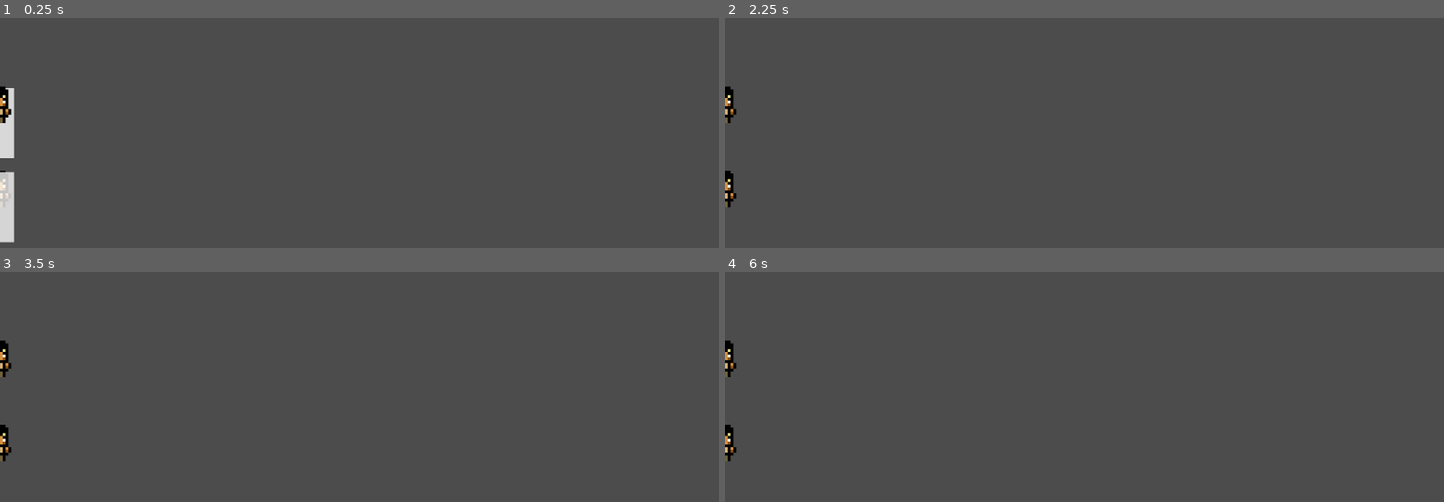
Above: before the commit, frames 1-4 (two rows, left to right).
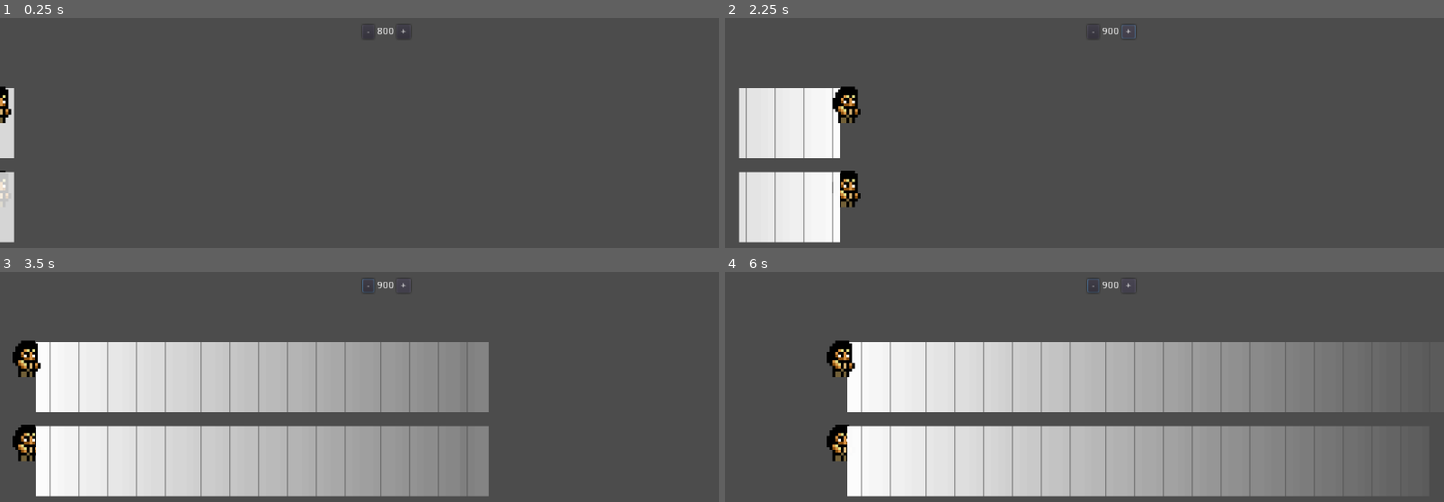
Above: after the commit, the same moments.

Repository: DivineDominion/GodotCollisionDetection
Game: Godot game, scene res://World.tscn
Same seed, same stepped clock (60 frames per second), same inputs: the game is played once before the commit and once after it.
Inputs (mouse positions are in pixels of both pictures, inside the frame that each line leads up to):
- Up to frame 1 (0.25 s): no input
- Up to frame 2 (2.25 s): click (1091, 31) at 0.5 s, where only the run after the commit has a clickable "-"; click (1127, 31) at 1.25 s, where only the run after the commit has a clickable "+"; tap Enter at 2 s; hold Right (ui_right) from 2.03 s (still down)
- Up to frame 3 (3.5 s): release Right (ui_right) at 2.78 s; hold Left (ui_left) from 2.78 s (still down)
- Up to frame 4 (6 s): release Left (ui_left) at 3.53 s; hold Right (ui_right) 3.53-5.03 s; hold Left (ui_left) from 5.03 s (still down)

The runs differ from the first frame. In frame 1, less than 0.1% of the frame differs, in the area x 51-57%, y 4-8%; in frame 2, 9.9%; in frame 3, 40%; in frame 4, 47%, in the area x 0-92%, y 2-98%.
Error before the commit: Parse Error: The setter function isn't defined. (res://Globals.gd:3)

Commit message:
add controls to change speed

Diff:
--- a/Globals.gd
+++ b/Globals.gd
@@ -1,3 +1,9 @@
 extends Node
 
 var speed: float = 800 setget set_speed
+
+signal speed_changed(speed)
+
+func set_speed(new_speed: float) -> void:
+    speed = new_speed
+    emit_signal("speed_changed", speed)
--- /dev/null
+++ b/SpeedControls.gd
@@ -0,0 +1,17 @@
+extends HBoxContainer
+
+func _ready() -> void:
+    display_speed(Globals.speed)
+    Globals.connect("speed_changed", self, "_on_speed_changed")
+
+func _on_DecreaseButton_button_up() -> void:
+    Globals.speed -= 100
+
+func _on_IncreaseButton_button_up() -> void:
+    Globals.speed += 100
+
+func _on_speed_changed(new_speed: float) -> void:
+    display_speed(new_speed)
+
+func display_speed(speed: float) -> void:
+    $SpeedLabel.text = "%d" % [speed]
--- a/World.gd
+++ b/World.gd
@@ -24,6 +24,8 @@
     # Position Area2D-based player variant in 2nd row
     $PlayerArea.position = Vector2(0, first_row_y + TILE_HEIGHT + ROW_GAP + TILE_HEIGHT / 2)
 
+    $SpeedControls.rect_position = Vector2(screen_size.x / 2, 100)
+
     add_collision_areas()
 
 func add_collision_areas() -> void:
--- a/World.tscn
+++ b/World.tscn
@@ -1,9 +1,10 @@
-[gd_scene load_steps=6 format=2]
+[gd_scene load_steps=7 format=2]
 
 [ext_resource path="res://World.gd" type="Script" id=1]
 [ext_resource path="res://player.png" type="Texture" id=2]
 [ext_resource path="res://PlayerBody.gd" type="Script" id=3]
 [ext_resource path="res://PlayerArea.gd" type="Script" id=4]
+[ext_resource path="res://SpeedControls.gd" type="Script" id=5]
 
 [sub_resource type="RectangleShape2D" id=1]
 extents = Vector2( 4, 6 )
@@ -44,3 +45,33 @@
 position = Vector2( -4, -24 )
 scale = Vector2( 4, 4 )
 shape = SubResource( 1 )
+
+[node name="SpeedControls" type="HBoxContainer" parent="."]
+margin_bottom = 20.0
+grow_horizontal = 2
+grow_vertical = 0
+alignment = 1
+script = ExtResource( 5 )
+__meta__ = {
+"_edit_use_anchors_": false
+}
+
+[node name="DecreaseButton" type="Button" parent="SpeedControls"]
+margin_right = 17.0
+margin_bottom = 20.0
+text = "-"
+
+[node name="SpeedLabel" type="Label" parent="SpeedControls"]
+margin_left = 21.0
+margin_top = 3.0
+margin_right = 53.0
+margin_bottom = 17.0
+text = "1234"
+
+[node name="IncreaseButton" type="Button" parent="SpeedControls"]
+margin_left = 57.0
+margin_right = 77.0
+margin_bottom = 20.0
+text = "+"
+[connection signal="button_up" from="SpeedControls/DecreaseButton" to="SpeedControls" method="_on_DecreaseButton_button_up"]
+[connection signal="button_up" from="SpeedControls/IncreaseButton" to="SpeedControls" method="_on_IncreaseButton_button_up"]
